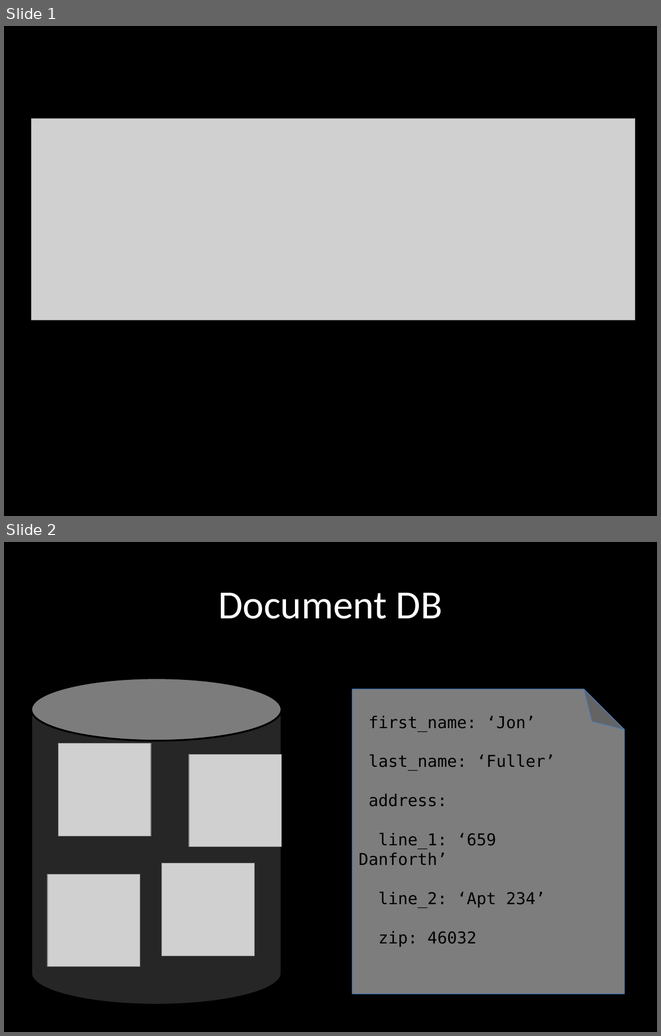
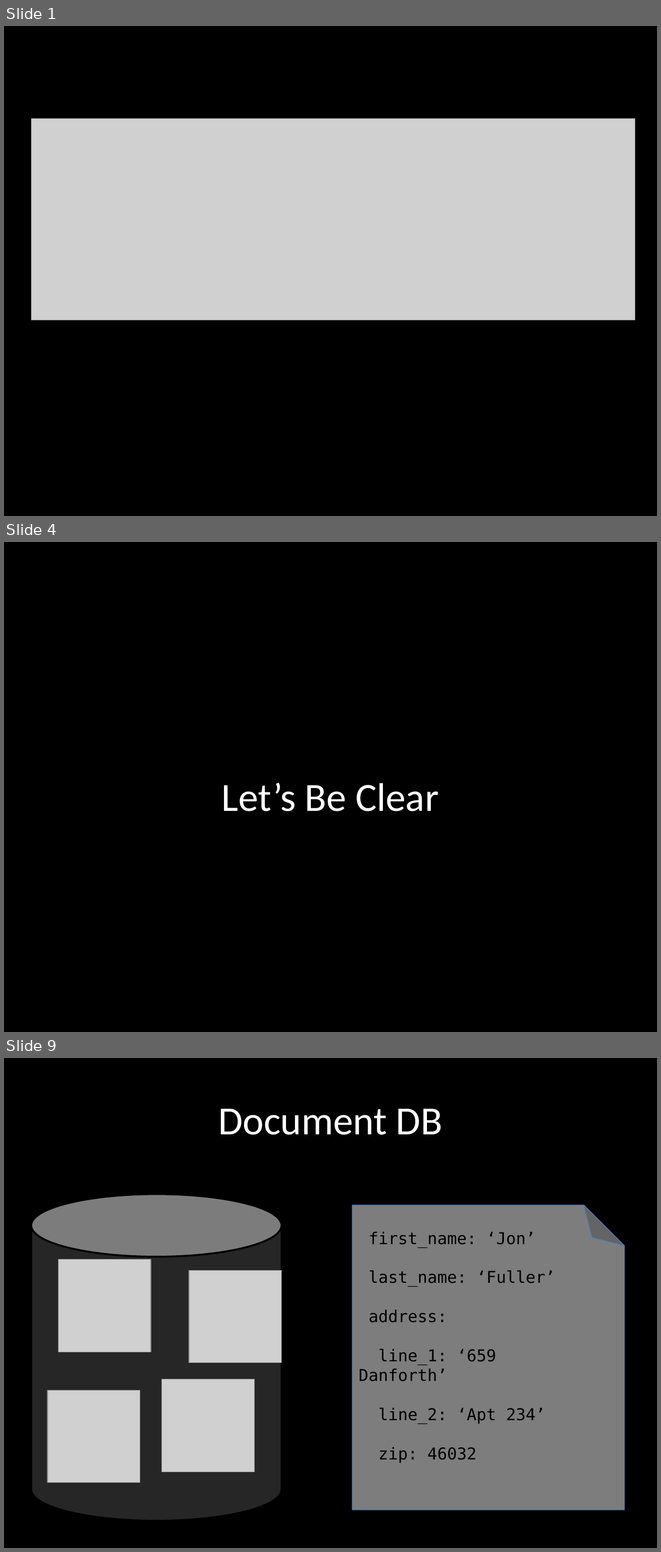
Before and after one commit to jonfuller/presentations, a slide deck: mongo/mongo.pptx. Shown one above the other, each under a label of ours: slides 1 and 2 before the commit, slides 1, 4 and 9 after it; the slides between them are not shown. The pictures are 661x1036 and 661x1552 pixels, drawn with LibreOffice and Linux fonts; fonts in the diff are those of the drawing; grey boxes stand for pictures. Boxes give left, top, right and bottom in pixels: in the first picture for what was removed or moved away, otherwise in the second. Text is boxed around its words. In the diff, an @@ line names an element or a change of style, - is before the commit and + after.

```diff
--- a/mongo/mongo.pptx
+++ b/mongo/mongo.pptx
@@ slide 4 added at <box>4,542,657,1032</box>, background #000000 @@
@@ title added at <box>222,783,439,811</box>, 44 pt, text #FFFFFF @@
+Let’s Be Clear
@@ what was slide 2 is now slide 9 @@
```
Also in this commit, not shown: 6 slides changed, 10 other slides added.
